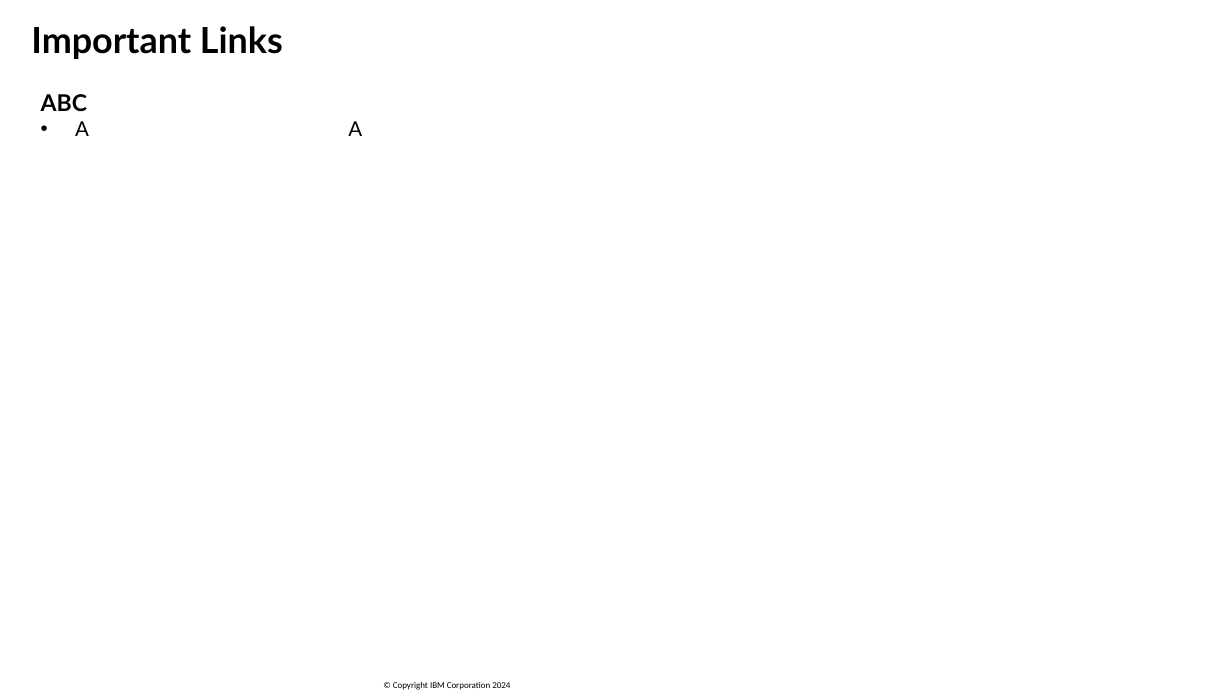
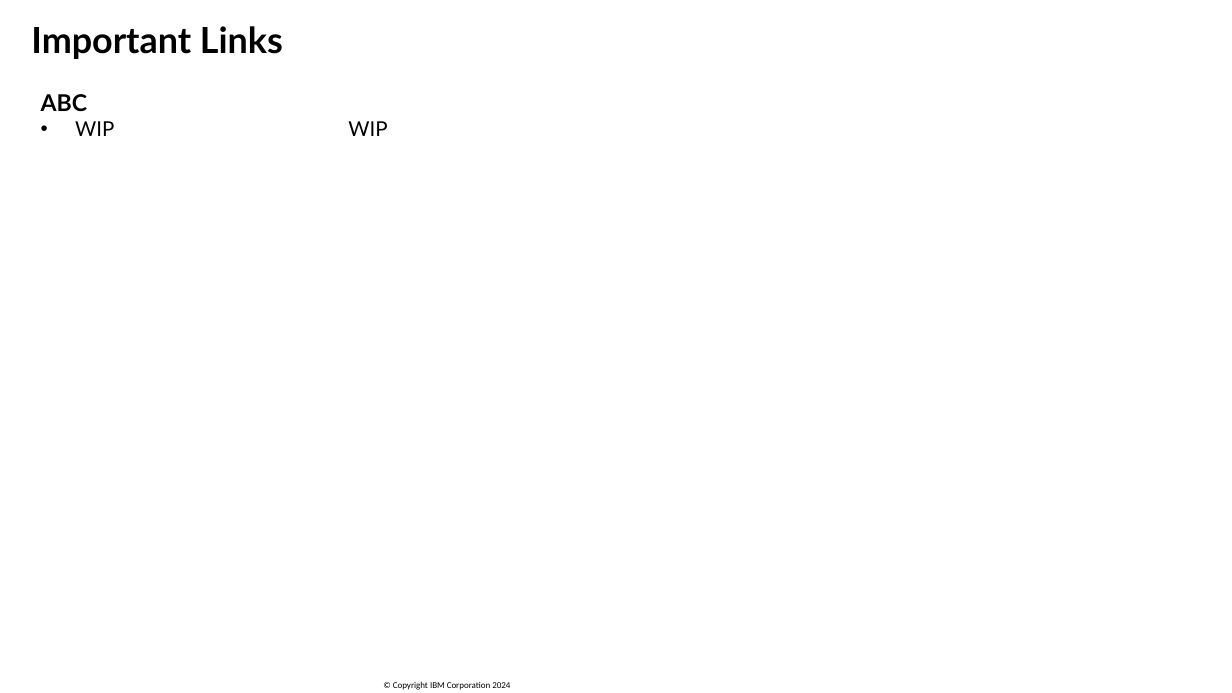
Before and after one commit to SanjulaGanepola/ibmi-talks, a slide deck: slide 40 of OSS Tools For System Management/OSS-Tools-For-System-Management.pptx (slide 4 before the commit). Drawn at 1232x693 pixels with LibreOffice and Linux fonts; fonts in the diff are those of the drawing; background and template pictures are left out. Boxes give left, top, right and bottom in pixels: in the first picture for what was removed or moved away, otherwise in the second. Text is boxed around its words. In the diff, an @@ line names an element or a change of style, - is before the commit and + after.

```diff
--- a/OSS Tools For System Management/OSS-Tools-For-System-Management.pptx
+++ b/OSS Tools For System Management/OSS-Tools-For-System-Management.pptx
@@ text at (75,121,387,136): text changed @@
-• A A
+• WIP WIP
```
Also in this commit, not shown: 2 other slides changed, 36 slides added, 1 other file.
